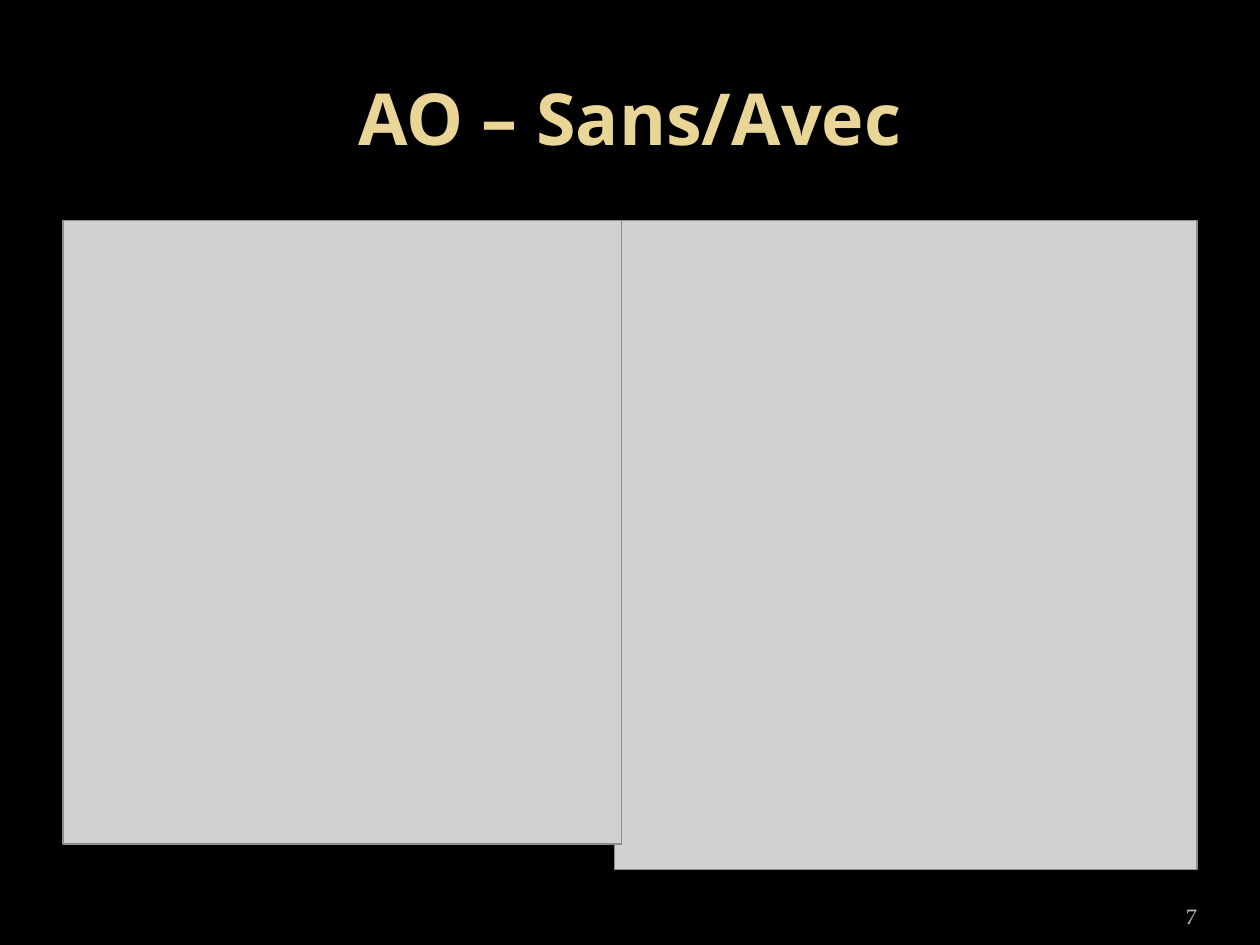
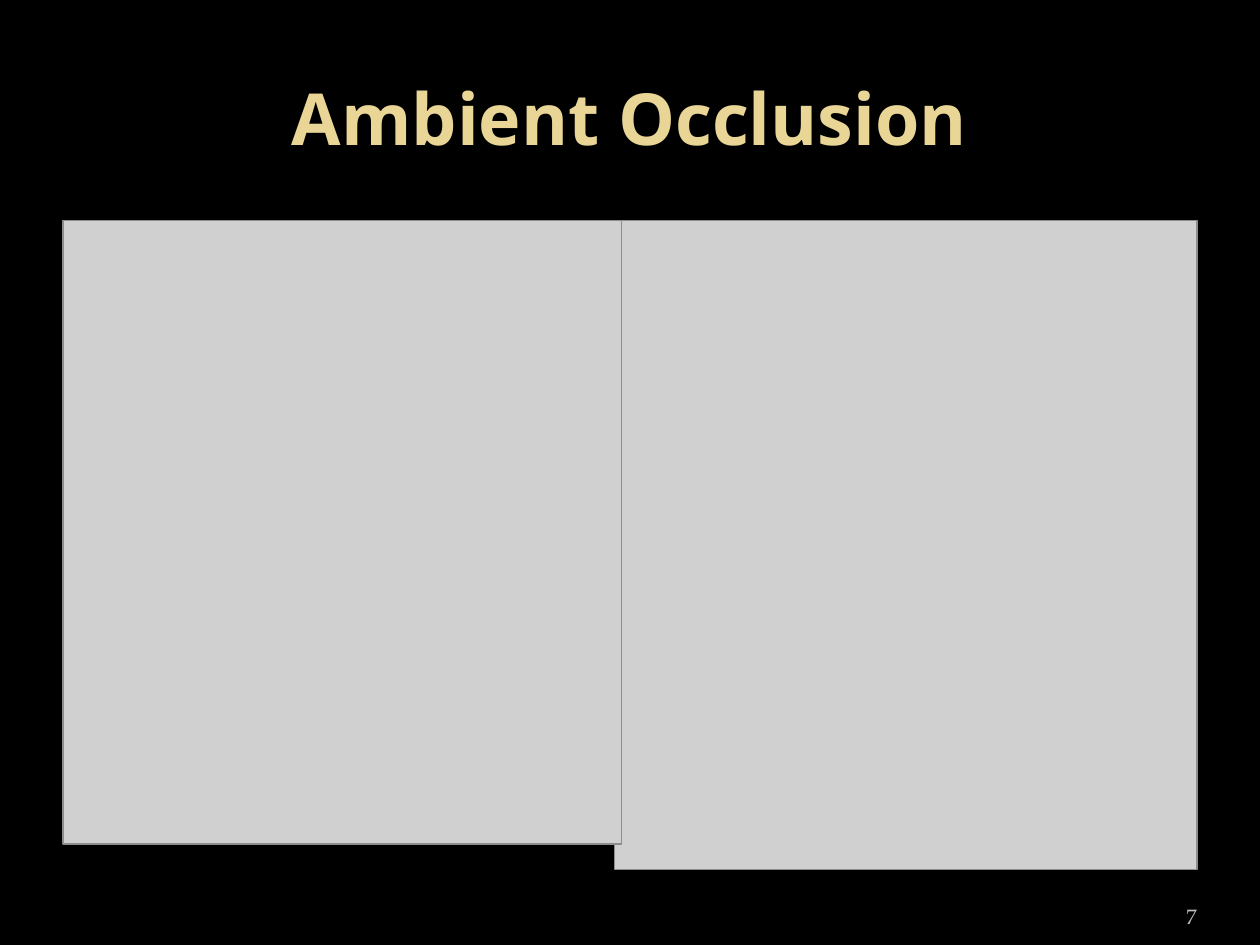
Before and after one commit to ArnaudDouceur/3D-Ray-Tracing-Engine, a slide deck: slide 7 of Soutenance 3D/infsi350_douceur_ross.pptx. Drawn at 1260x945 pixels with LibreOffice and Linux fonts; fonts in the diff are those of the drawing; grey boxes stand for pictures. Boxes give left, top, right and bottom in pixels: in the first picture for what was removed or moved away, otherwise in the second. Text is boxed around its words. In the diff, an @@ line names an element or a change of style, - is before the commit and + after.

```diff
--- a/Soutenance 3D/infsi350_douceur_ross.pptx
+++ b/Soutenance 3D/infsi350_douceur_ross.pptx
@@ title at [292,90,967,146]: text changed @@
-AO – Sans/Avec
+Ambient Occlusion
```
Also in this commit, not shown: 3 other slides changed.
